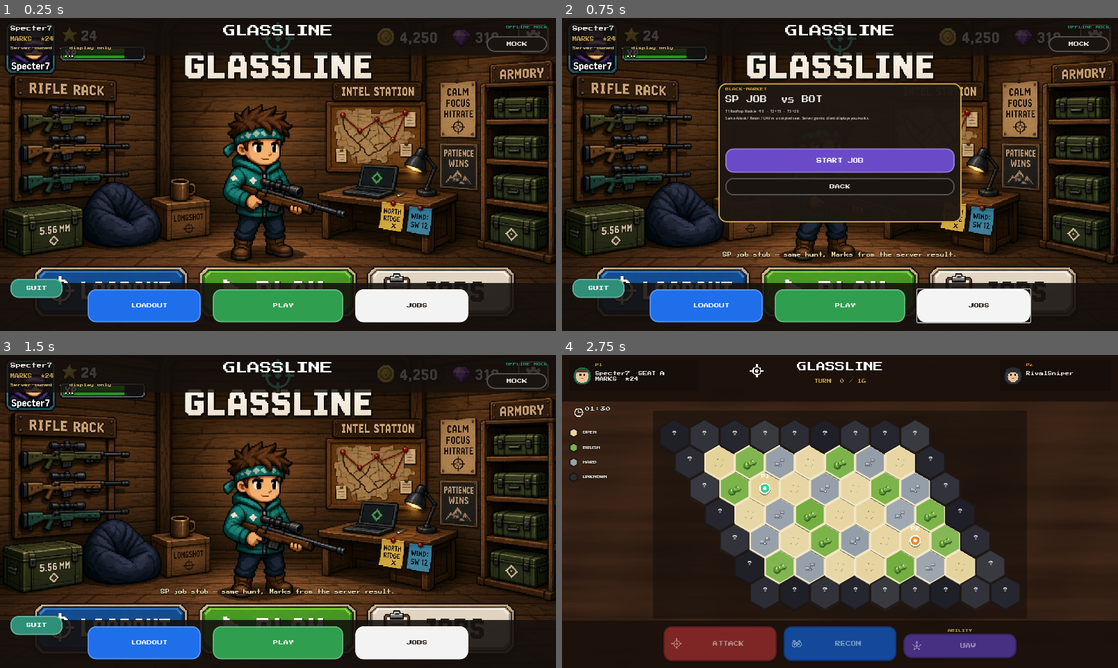
Above: before the commit, frames 1-4 (two rows, left to right).
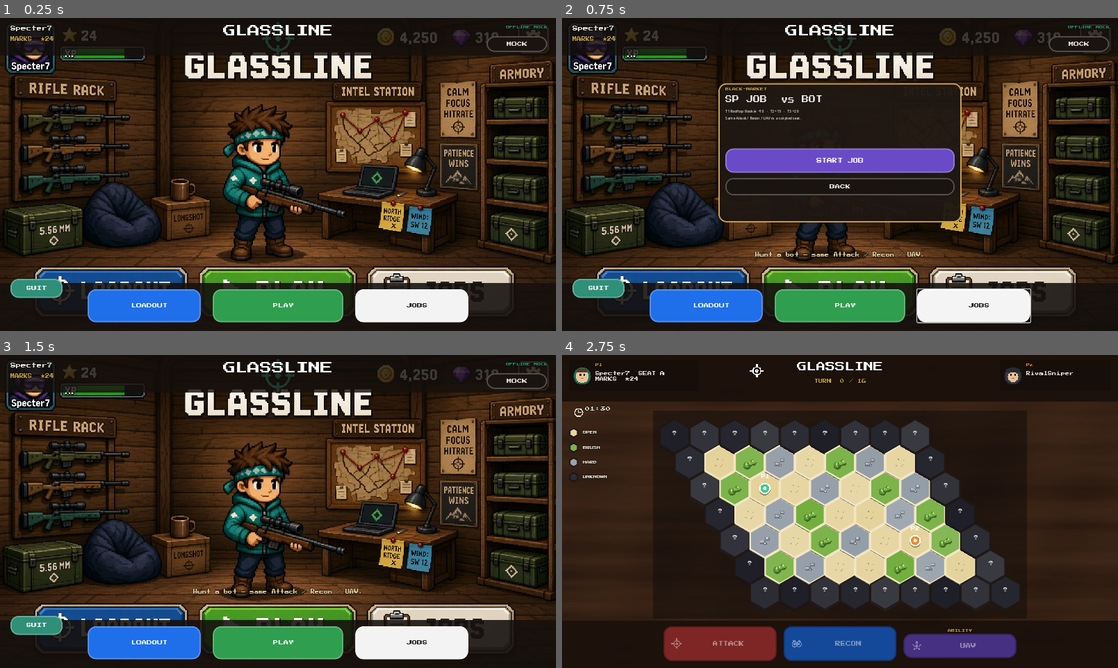
Above: after the commit, the same moments.

Repository: physikal/glassline-godot
Game: Godot game, scene res://scenes/lobby/hideout_lobby.tscn
Same seed, same stepped clock (60 frames per second), same inputs: the game is played once before the commit and once after it.
Inputs:
- Up to frame 1 (0.25 s): no input
- Up to frame 2 (0.75 s): click "JOBS" at 0.5 s
- Up to frame 3 (1.5 s): click "BACK" at 1.25 s
- Up to frame 4 (2.75 s): click "PLAY" at 2 s

The runs differ from the first frame. In frame 1, less than 0.1% of the frame differs, in the area x 1-20%, y 8-11%; in frame 2, 0.6%, in the area x 1-71%, y 8-77%; in frame 3, 0.5%; in frame 4, nothing differs.

Commit message:
Strip hideout debug chrome and show SP end reason as job.
Map LIVE endReason=kill on SP jobs to display reason job so overlay copy matches the earn table, while Marks still bind you.marks. JOBS button color is unchanged.

Co-authored-by: physikal <physikal@users.noreply.github.com>

Diff:
--- a/autoload/client_session.gd
+++ b/autoload/client_session.gd
@@ -63,11 +63,12 @@
 		if you.has("marks"):
 			bind_marks(int(you.get("marks")))
 	var payout = MarksPayout.from_any(snap)
-	if payout.has_delta() or str(snap.get("endReason", payout.reason)) != "":
+	var why := MarksPayout.display_reason(snap, is_job())
+	if payout.has_delta() or why != "":
 		last_payout = {
 			"marks": marks,
 			"marksDelta": payout.marks_delta,
-			"reason": str(snap.get("endReason", payout.reason)),
+			"reason": why,
 		}
 
 
--- a/scenes/lobby/hideout_lobby.gd
+++ b/scenes/lobby/hideout_lobby.gd
@@ -22,6 +22,9 @@
 	if "--capture-a1" in OS.get_cmdline_user_args():
 		await get_tree().process_frame
 		_on_play()
+	elif "--capture-sp-end" in OS.get_cmdline_user_args():
+		await get_tree().process_frame
+		_on_start_job()
 
 
 func _build() -> void:
@@ -146,7 +149,7 @@
 	var blurb := Label.new()
 	blurb.autowrap_mode = TextServer.AUTOWRAP_WORD_SMART
 	blurb.custom_minimum_size = Vector2(500, 80)
-	blurb.text = "T1 Rooftop Rookie  +10   ·   T2 +15   ·   T3 +20\nSame Attack / Recon / UAV vs a scripted seat. Server grants; client displays you.marks."
+	blurb.text = "T1 Rooftop Rookie  +10   ·   T2 +15   ·   T3 +20\nSame Attack / Recon / UAV vs a scripted seat."
 	Chrome.apply_label(blurb, 8, Chrome.CREAM)
 	col.add_child(blurb)
 
@@ -170,7 +173,7 @@
 		_marks.text = Chrome.marks_chip_text(ClientSession.marks)
 	if _last_pay:
 		if ClientSession.last_payout.is_empty():
-			_last_pay.text = "Server-owned  ·  display only"
+			_last_pay.text = ""
 		else:
 			var pay = MarksPayout.from_any(ClientSession.last_payout)
 			var line: String = pay.payout_line()
@@ -200,7 +203,7 @@
 func _toggle_jobs() -> void:
 	_jobs_panel.visible = not _jobs_panel.visible
 	if _jobs_panel.visible:
-		_toast_msg("SP job stub — same hunt, Marks from the server result.")
+		_toast_msg("Hunt a bot — same Attack / Recon / UAV.")
 
 
 func _toggle_live() -> void:
--- a/scenes/match/match_screen.gd
+++ b/scenes/match/match_screen.gd
@@ -54,6 +54,8 @@
 	_refresh(ClientSession.typed_snapshot())
 	if "--capture-a1" in OS.get_cmdline_user_args():
 		_capture_after_play()
+	elif "--capture-sp-end" in OS.get_cmdline_user_args():
+		_capture_sp_end()
 
 
 func _capture_after_play() -> void:
@@ -64,6 +66,30 @@
 	var path := ProjectSettings.globalize_path("res://artifacts/a1-after-play.png")
 	img.save_png(path)
 	print("A1_AFTER_PLAY_CAPTURE ", path)
+	get_tree().quit()
+
+
+func _capture_sp_end() -> void:
+	await get_tree().process_frame
+	var snap: Snapshot = ClientSession.typed_snapshot()
+	if snap.status() == Contract.STATUS_READY or snap.status() == Contract.STATUS_WAITING:
+		_submit(ActionIntent.select_hex(2, 2))
+		await get_tree().process_frame
+		snap = ClientSession.typed_snapshot()
+	if snap.status() == Contract.STATUS_READY:
+		_submit(ActionIntent.start())
+		await get_tree().process_frame
+		snap = ClientSession.typed_snapshot()
+	if snap.status() == Contract.STATUS_ACTIVE:
+		## T1 mock bot sits at (8,6). Attack ends the job.
+		_submit(ActionIntent.attack(8, 6))
+		await get_tree().process_frame
+	await get_tree().process_frame
+	await RenderingServer.frame_post_draw
+	var img := get_viewport().get_texture().get_image()
+	var path := ProjectSettings.globalize_path("res://artifacts/ux/sp_job_end_reason_job.png")
+	img.save_png(path)
+	print("SP_END_REASON_CAPTURE ", path)
 	get_tree().quit()
 
 
--- a/tools/headless_loop_test.gd
+++ b/tools/headless_loop_test.gd
@@ -189,6 +189,7 @@
 	_expect(failed, you_forfeit.find("FORFEIT") >= 0, "disconnect loser chrome")
 	var job_win := MarksPayout.end_overlay({"winner": "a", "payout": {"marks": 5, "marksDelta": 1, "reason": "job"}}, "a", true)
 	_expect(failed, job_win.find("JOB COMPLETE") >= 0, "job win chrome")
+	_expect(failed, job_win.find("job") >= 0, "job win reason")
 	var live_ended := {
 		"status": "ended",
 		"winner": "a",
@@ -200,6 +201,43 @@
 	_expect(failed, live_copy.find("MARK CONFIRMED") >= 0, "live endReason kill")
 	_expect(failed, live_copy.find("★25") >= 0, "live you.marks balance")
 	_expect(failed, live_copy.find("table  +25") >= 0, "table copy when delta omitted")
+	_expect(failed, live_copy.find("kill") >= 0, "pvp keeps kill")
+	var sp_live_kill := {
+		"status": "ended",
+		"winner": "a",
+		"kind": "sp_job",
+		"endReason": "kill",
+		"job": {"jobId": "j_x", "tier": 1, "name": "Rooftop Rookie"},
+		"you": {"seat": "a", "marks": 10},
+	}
+	var sp_copy := MarksPayout.end_overlay(sp_live_kill, "a", true)
+	_expect(failed, sp_copy.find("JOB COMPLETE") >= 0, "sp kill maps headline")
+	_expect(failed, sp_copy.find("job") >= 0, "sp kill displays reason job")
+	_expect(failed, sp_copy.find("kill") < 0, "sp kill not shown as kill")
+	_expect(failed, sp_copy.find("★10") >= 0, "sp overlay uses you.marks")
+	_expect(failed, sp_copy.find("table  T1 +10") >= 0, "sp table copy uses job row")
+	_expect(failed, MarksPayout.display_reason(sp_live_kill, true) == Contract.END_JOB, "display_reason kill->job")
+	var sp_delta := {
+		"status": "ended",
+		"winner": "a",
+		"kind": "sp_job",
+		"endReason": "kill",
+		"you": {"seat": "a", "marks": 34},
+		"payout": {"marks": 34, "marksDelta": 10, "reason": "kill"},
+	}
+	var sp_delta_copy := MarksPayout.end_overlay(sp_delta, "a", true)
+	_expect(failed, sp_delta_copy.find("+10 MARK") >= 0, "sp delta from you.marks envelope")
+	_expect(failed, sp_delta_copy.find("★34") >= 0, "sp delta balance you.marks")
+	_expect(failed, sp_delta_copy.find("\njob") >= 0, "sp delta reason job")
+	_expect(failed, sp_delta_copy.find("kill") < 0, "sp delta not kill")
+	var sp_loss := {
+		"status": "ended",
+		"winner": "b",
+		"kind": "sp_job",
+		"endReason": "kill",
+		"you": {"seat": "a", "marks": 24},
+	}
+	_expect(failed, MarksPayout.display_reason(sp_loss, true) == Contract.END_JOB_FAIL, "sp loss kill->job_fail")
 
 
 func _job_case(failed: PackedStringArray) -> void:
--- a/types/marks_payout.gd
+++ b/types/marks_payout.gd
@@ -1,6 +1,7 @@
 extends RefCounted
 ## Server-owned Marks payout. Client displays only — never `marks +=`.
 ## Assumed result fields (Coder ledger TBD): marks, marksDelta, reason.
+## LIVE still sends endReason=kill on SP bot elimination; display chrome maps that to `job`.
 
 const Contract := preload("res://types/contract.gd")
 
@@ -144,6 +145,40 @@
 	return "JOB FAILED" if job else "ELIMINATED"
 
 
+static func payload_is_job(payload: Dictionary, job_hint: bool = false) -> bool:
+	if job_hint:
+		return true
+	var kind := str(payload.get("kind", payload.get("mode", payload.get("matchMode", "")))).to_lower()
+	if kind in ["sp_job", "job", "sp", "spjob"]:
+		return true
+	var job_obj: Variant = payload.get("job", null)
+	if job_obj is Dictionary and not job_obj.is_empty():
+		return true
+	if bool(payload.get("spJob", false)) or bool(payload.get("sp", false)):
+		return true
+	if str(payload.get("jobId", "")) != "":
+		return true
+	return false
+
+
+static func display_reason(payload: Dictionary, job_hint: bool = false) -> String:
+	var payout = from_any(payload)
+	var why := str(payload.get("endReason", payout.reason)).to_lower()
+	if why == "":
+		why = payout.reason.to_lower()
+	if not payload_is_job(payload, job_hint):
+		return why
+	## LIVE / mock snapshot endReason stays kill|standoff|forfeit. Earn table uses `job`.
+	if why == Contract.END_KILL:
+		var win: Variant = payload.get("winner", null)
+		var you: Variant = payload.get("you", {})
+		var you_seat := str(you.get("seat", "")) if you is Dictionary else ""
+		if win != null and you_seat != "" and str(win) != you_seat and str(win) != Contract.WIN_DRAW:
+			return Contract.END_JOB_FAIL
+		return Contract.END_JOB
+	return why
+
+
 static func table_copy(end_reason: String, you_won: bool, job_tier: int = 1) -> String:
 	## Display chrome only — never apply these as a local grant.
 	var why := end_reason.to_lower()
@@ -164,6 +199,7 @@
 
 static func end_overlay(payload: Dictionary, you_seat: String, job: bool = false) -> String:
 	var payout = from_any(payload)
+	var why: String = display_reason(payload, job)
 	var lines: PackedStringArray = [end_headline(payload, you_seat, job)]
 	var pay: String = payout.payout_line()
 	if payout.has_delta() and pay != "":
@@ -171,17 +207,17 @@
 	else:
 		var win: Variant = payload.get("winner", null)
 		var you_won := win != null and str(win) == you_seat
-		var why: String = str(payload.get("endReason", payout.reason))
 		var job_obj: Variant = payload.get("job", {})
 		var tier := 1
 		if job_obj is Dictionary:
 			tier = int(job_obj.get("tier", 1))
+		elif payload.has("jobTier"):
+			tier = int(payload.get("jobTier", 1))
 		var table: String = table_copy(why, you_won, tier)
 		if table != "":
 			lines.append(table)
 		if payout.has_marks():
 			lines.append(payout.balance_line())
-	var why2: String = str(payload.get("endReason", payout.reason))
-	if why2 != "":
-		lines.append(why2)
+	if why != "":
+		lines.append(why)
 	return "\n".join(lines)
--- a/types/snapshot.gd
+++ b/types/snapshot.gd
@@ -101,10 +101,12 @@
 
 
 func end_reason() -> String:
-	var pay = MarksPayout.from_any(raw)
-	var why: String = str(pay.reason)
+	var why := MarksPayout.display_reason(raw, is_job())
 	if why != "":
 		return why
+	var pay = MarksPayout.from_any(raw)
+	if str(pay.reason) != "":
+		return str(pay.reason)
 	return str(raw.get("endReason", raw.get("reason", "")))
 
 
Not shown, changed: artifacts/MARKS_SP_NOTES.md
